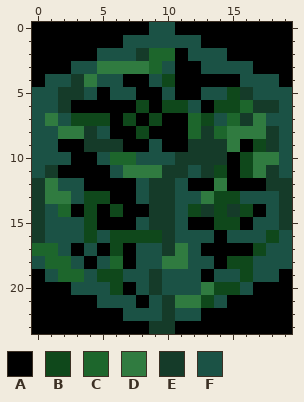
File history of a pixel-art sprite, data/textures/foliage.png. Above, as it was before the edit.
The file is 20x24 pixels.
Palette (. is transparent): A #000000  B #0f481b  C #1d662c  D #307b40  E #153b29  F #1b5245
And afterwards:
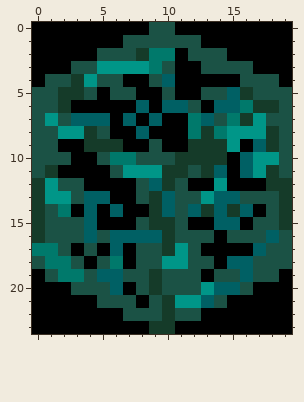
The exact change:
{"colour":"B","old":"#0f481b","new":"#006064"}
{"colour":"C","old":"#1d662c","new":"#00796b"}
{"colour":"D","old":"#307b40","new":"#009688"}
{"y":12,"x":9,"old":"E","new":"B"}
{"y":13,"x":10,"old":"E","new":"B"}
{"y":14,"x":10,"old":"E","new":"B"}
{"label":"changed","picture_box":[32,48,279,308]}
